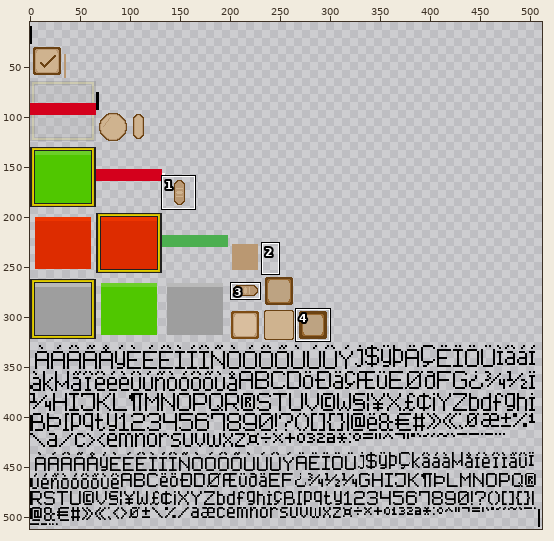
File history of a sprite sheet, assets/Game_UI_Skin/Game_UI_Skin.png. Above, an overview of the earlier version with the close-up marked.
Close-up. Before:
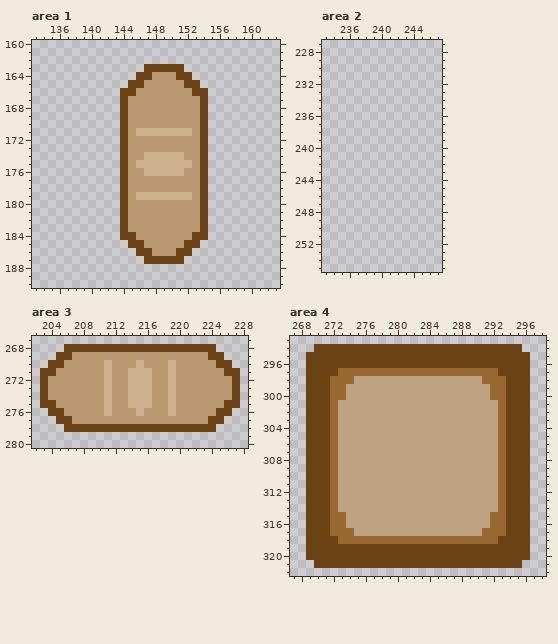
The file is 512x512 pixels. Pixels under 10% opacity are left out. Colours within 5 levels of each other are drawn and written as one. Shown: area 1: x 133..163, y 160..190; area 2: x 233..247, y 227..255; area 3: x 202..228, y 267..280; area 4: x 267..298, y 293..322. The wide view leaves out empty margins. The commit also changed other parts of the picture, which this record leaves out.
Now the later version:
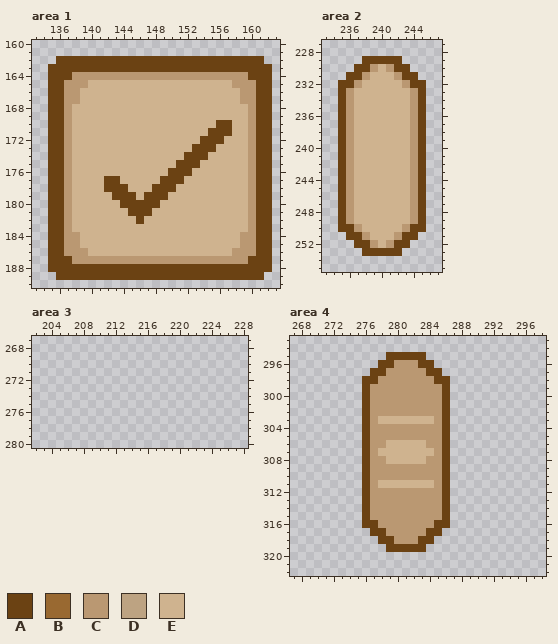
Palette (. is transparent): A #6b4213  B #996931  C #ba9872  D #bda382  E #cfb38f
From old to new:
Area 1:
y 162: x 136..161 .......................... -> AAAAAAAAAAAAAAAAAAAAAAAAAA
y 163: x 135..146 ............ -> AAAAAAAAAAAA; x 152..162 ........... -> AAAAAAAAAAA
y 164: x 135..147 ...........AA -> AAACCCCCCCCCC; x 151..162 AA.......... -> CCCCCCCCCAAA
y 165: x 135..162 ..........AACCCCCAA......... -> AACCCEEEEEEEEEEEEEEEEEECCCAA
y 166: x 135..162 .........AACCCCCCCAA........ -> AACCEEEEEEEEEEEEEEEEEEEECCAA
y 167: x 135..162 .........ACCCCCCCCCA........ -> AACCEEEEEEEEEEEEEEEEEEEECCAA
y 168..169: x 135..162 .........ACCCCCCCCCA........ -> AACEEEEEEEEEEEEEEEEEEEEEECAA
y 170: x 135..162 .........ACCCCCCCCCA........ -> AACEEEEEEEEEEEEEEEEEEAAEECAA
y 171: x 135..145 .........AC -> AACEEEEEEEE; x 153..162 CA........ -> EEAAAEECAA
y 172: x 135..153 .........ACCCCCCCCC -> AACEEEEEEEEEEEEEEEE; x 155..162 ........ -> AAEEECAA
y 173: x 135..153 .........ACCCCCCCCC -> AACEEEEEEEEEEEEEEEA; x 155..162 ........ -> AEEEECAA
y 174: x 135..146 .........ACC -> AACEEEEEEEEE; x 152..153 CC -> AA; x 155..162 ........ -> EEEEECAA
y 175: x 135..145 .........AC -> AACEEEEEEEE; x 151..162 EECA........ -> AAAEEEEEECAA
y 176: x 135..146 .........ACC -> AACEEEEEEEEE; x 150..162 EECCA........ -> AAAEEEEEEECAA
y 177: x 135..162 .........ACCCCCCCCCA........ -> AACEEEEAAEEEEEAAAEEEEEEEECAA
y 178: x 135..143 ......... -> AACEEEEAA; x 145..162 CCCCCCCCCA........ -> EEEAAAEEEEEEEEECAA
y 179: x 135..143 ......... -> AACEEEEEA; x 145 C -> A; x 147..149 EEE -> AAA; x 153..162 CA........ -> EEEEEEECAA
y 180: x 135..143 ......... -> AACEEEEEE; x 145..162 CCCCCCCCCA........ -> AAAAEEEEEEEEEEECAA
y 181: x 135..162 .........ACCCCCCCCCA........ -> AACEEEEEEEAAAEEEEEEEEEEEECAA
y 182: x 135..162 .........ACCCCCCCCCA........ -> AACEEEEEEEEAEEEEEEEEEEEEECAA
y 183: x 135..162 .........ACCCCCCCCCA........ -> AACEEEEEEEEEEEEEEEEEEEEEECAA
y 184: x 135..162 .........AACCCCCCCAA........ -> AACCEEEEEEEEEEEEEEEEEEEECCAA
y 185: x 135..162 ..........AACCCCCAA......... -> AACCEEEEEEEEEEEEEEEEEEEECCAA
y 186: x 135..162 ...........AACCCAA.......... -> AACCCEEEEEEEEEEEEEEEEEECCCAA
y 187: x 135..162 ............AAAAA........... -> AAACCCCCCCCCCCCCCCCCCCCCCAAA
y 188: x 135..162 ............................ -> AAAAAAAAAAAAAAAAAAAAAAAAAAAA
y 189: x 136..161 .......................... -> AAAAAAAAAAAAAAAAAAAAAAAAAA
Area 2:
y 229: x 238..242 ..... -> AAAAA
y 230: x 237..243 ....... -> AACECAA
y 231: x 236..244 ......... -> AACEEECAA
y 232: x 235..245 ........... -> AACEEEEECAA
y 233..249: x 235..245 ........... -> ACEEEEEEECA
y 250: x 235..245 ........... -> AACEEEEECAA
y 251: x 236..244 ......... -> AACEEECAA
y 252: x 237..243 ....... -> AACECAA
y 253: x 238..242 ..... -> AAAAA
Area 3:
y 268: x 206..224 AAAAAAAAAAAAAAAAAAA -> ...................
y 269: x 205..225 AACCCCCCCCCCCCCCCCCAA -> .....................
y 270: x 204..226 AACCCCCECCCECCCECCCCCAA -> .......................
y 271: x 203..227 AACCCCCCECCEEECCECCCCCCAA -> .........................
y 272..274: x 203..227 ACCCCCCCECCEEECCECCCCCCCA -> .........................
y 275: x 203..227 AACCCCCCECCEEECCECCCCCCAA -> .........................
y 276: x 204..226 AACCCCCECCCECCCECCCCCAA -> .......................
y 277: x 205..225 AACCCCCCCCCCCCCCCCCAA -> .....................
y 278: x 206..224 AAAAAAAAAAAAAAAAAAA -> ...................
Area 4:
y 294: x 270..295 AAAAAAAAAAAAAAAAAAAAAAAAAA -> ..........................
y 295: x 269..278 AAAAAAAAAA -> ..........; x 284..296 AAAAAAAAAAAAA -> .............
y 296: x 269..277 AAAAAAAAA -> .........; x 280..282 AAA -> CCC; x 285..296 AAAAAAAAAAAA -> ............
y 297: x 269..296 AAAABBBBBBBBBBBBBBBBBBBBAAAA -> ........AACCCCCAA...........
y 298: x 269..296 AAABBBDDDDDDDDDDDDDDDDBBBAAA -> .......AACCCCCCCAA..........
y 299..300: x 269..296 AAABBDDDDDDDDDDDDDDDDDDBBAAA -> .......ACCCCCCCCCA..........
y 301..302: x 269..296 AAABDDDDDDDDDDDDDDDDDDDDBAAA -> .......ACCCCCCCCCA..........
y 303: x 269..296 AAABDDDDDDDDDDDDDDDDDDDDBAAA -> .......ACEEEEEEECA..........
y 304..305: x 269..296 AAABDDDDDDDDDDDDDDDDDDDDBAAA -> .......ACCCCCCCCCA..........
y 306: x 269..296 AAABDDDDDDDDDDDDDDDDDDDDBAAA -> .......ACCEEEEECCA..........
y 307: x 269..296 AAABDDDDDDDDDDDDDDDDDDDDBAAA -> .......ACEEEEEEECA..........
y 308: x 269..296 AAABDDDDDDDDDDDDDDDDDDDDBAAA -> .......ACCEEEEECCA..........
y 309..310: x 269..296 AAABDDDDDDDDDDDDDDDDDDDDBAAA -> .......ACCCCCCCCCA..........
y 311: x 269..296 AAABDDDDDDDDDDDDDDDDDDDDBAAA -> .......ACEEEEEEECA..........
y 312..314: x 269..296 AAABDDDDDDDDDDDDDDDDDDDDBAAA -> .......ACCCCCCCCCA..........
y 315: x 269..296 AAABBDDDDDDDDDDDDDDDDDDBBAAA -> .......ACCCCCCCCCA..........
y 316: x 269..296 AAABBDDDDDDDDDDDDDDDDDDBBAAA -> .......AACCCCCCCAA..........
y 317: x 269..296 AAABBBDDDDDDDDDDDDDDDDBBBAAA -> ........AACCCCCAA...........
y 318: x 269..296 AAAABBBBBBBBBBBBBBBBBBBBAAAA -> .........AACCCAA............
y 319: x 269..278 AAAAAAAAAA -> ..........; x 284..296 AAAAAAAAAAAAA -> .............
y 320: x 269..296 AAAAAAAAAAAAAAAAAAAAAAAAAAAA -> ............................
y 321: x 270..295 AAAAAAAAAAAAAAAAAAAAAAAAAA -> ..........................
